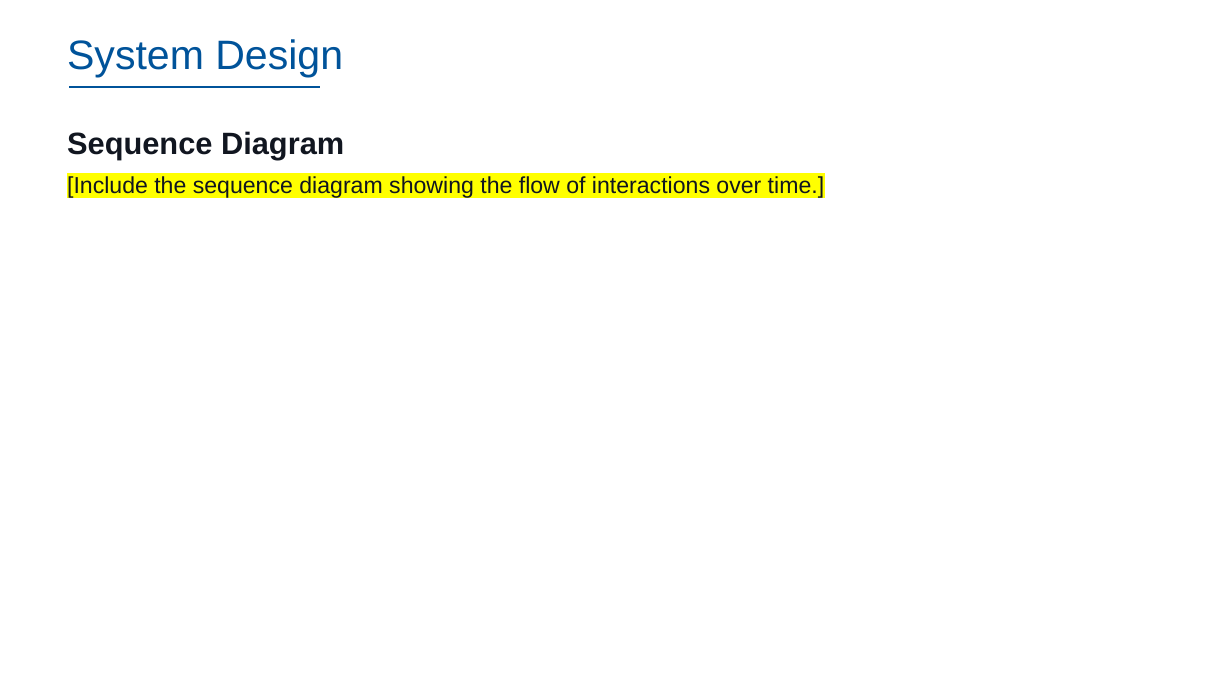
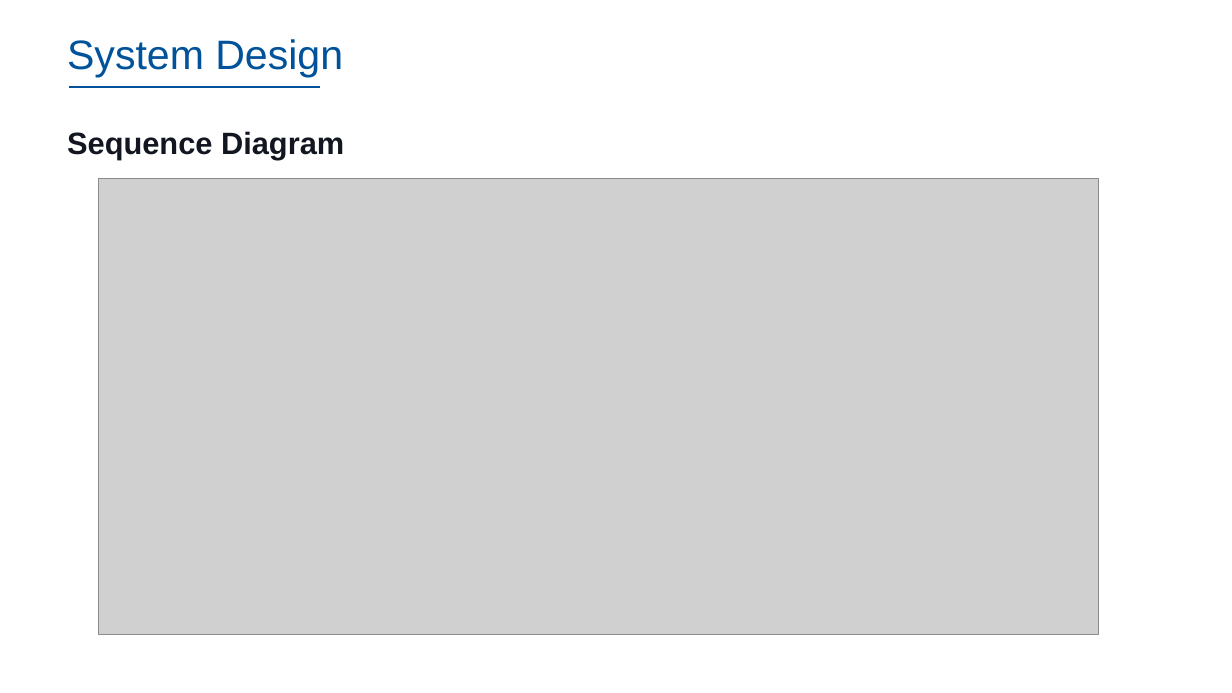
Before and after one commit to dennislamcv1/IBMSA, a slide deck: slide 30 of Systems Analyst Capstone Project/Final SubmissionDL.pptx. Drawn at 1232x693 pixels with LibreOffice and Linux fonts; fonts in the diff are those of the drawing; grey boxes stand for pictures; background and template pictures are left out. Boxes give left, top, right and bottom in pixels: in the first picture for what was removed or moved away, otherwise in the second. Text is boxed around its words. In the diff, an @@ line names an element or a change of style, - is before the commit and + after.

```diff
--- a/Systems Analyst Capstone Project/Final SubmissionDL.pptx
+++ b/Systems Analyst Capstone Project/Final SubmissionDL.pptx
@@ text at box(67, 176, 824, 199): paragraph removed @@
-[Include the sequence diagram showing the flow of interactions over time.]
@@ picture added at box(98, 179, 1099, 635) @@
```
Also in this commit, not shown: 8 other slides changed.
